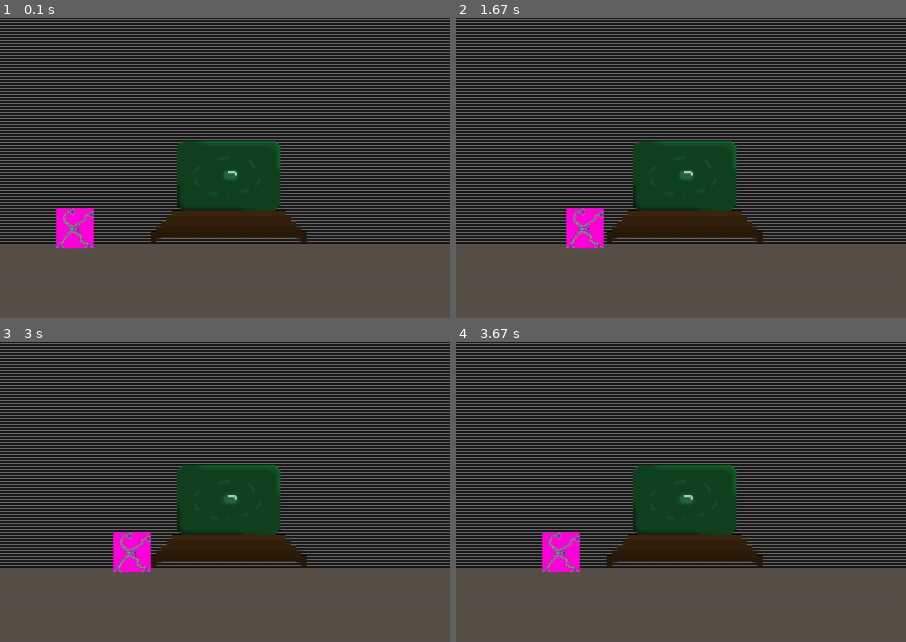
Above: before the commit, frames 1-4 (two rows, left to right).
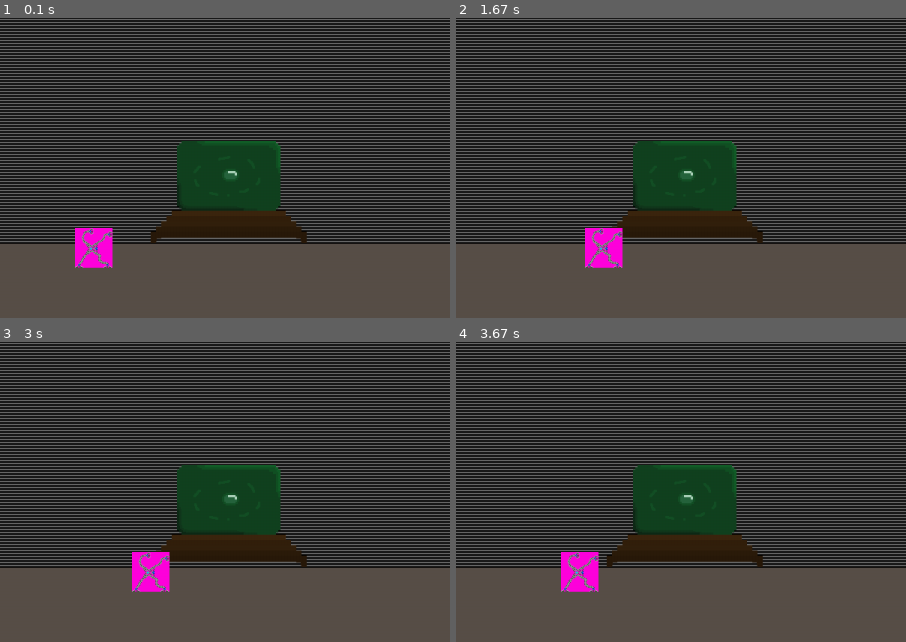
Above: after the commit, the same moments.

Repository: dmtcrafter/Py_Bots-pygame
Game: pygame game, started from game.py
Two runs of this game, one before a commit and one after it. Both use one fixed random seed, a clock stepped at 60 frames per second and the inputs below.
Inputs:
- Up to frame 1 (0.1 s): no input
- Up to frame 2 (1.67 s): hold Right 0.33-0.8 s; hold Right 0.83-1.3 s; hold Left from 1.33 s (still down)
- Up to frame 3 (3 s): release Left at 1.87 s; hold Left 1.9-2.3 s; hold Right 2.33-2.97 s
- Up to frame 4 (3.67 s): hold Left 3-3.47 s; hold Right from 3.5 s (still down)
The pictures show only the part of the screen within x 0-50%, y 50-100%; the shares and areas given below are measured in that part.

The runs differ from the first frame. In frame 1, 1.8% of the frame differs, in the area x 12-26%, y 63-84%; in frame 2, 1.8%; in frame 3, 1.8%; in frame 4, 1.8%.

Commit message:
4/27/2022 4:40PM DMT

Diff:
--- a/game.py
+++ b/game.py
@@ -41,7 +41,7 @@
 # create sprite groups
 enemies = pygame.sprite.Group()
 bullets = pygame.sprite.Group()
-game_objects = pygame.sprite.Group()
+all_sprites = pygame.sprite.Group()
 
 
 class GameObjects(pygame.sprite.Sprite):
@@ -51,13 +51,13 @@
     def __init__(self):
         super().__init__()
 
-    def _get_game_objects(self):
-        game_objects.add(*enemies, *bullets)
+    def _get_all_sprites(self):
+        all_sprites.add(*enemies, *bullets)
 
         if player:
-            game_objects.add(player)
-
-        return game_objects
+            all_sprites.add(player)
+
+        return all_sprites
 
 
 class Bullet(GameObjects):
@@ -132,30 +132,20 @@
 
 
 class Player(GameObjects):
-    HEALTH = 3
 
     def __init__(self):
         super().__init__()
         self.surf = pygame.image.load('./assets/imgs/player_bot_1.png').convert()
-        self.surf.set_colorkey((0, 0, 0), RLEACCEL)
+        self.surf.set_colorkey((100, 0, 86.2), RLEACCEL)
         self.rect = self.surf.get_rect(center=(SCREEN_WIDTH-1100, SCREEN_HEIGHT-120))
-        self.hit = False
 
     def update(self, pressed_keys):
-
-        # if hit, subtract one player.HEALTH point
-        if self.HEALTH <= 0:
-            self.surf = pygame.image.load('./assets/imgs/explosion.png').convert()
-            self.kill()
 
         # Check if any enemies have collided with the player
         if pygame.sprite.spritecollideany(player, enemies):
             # If so, then the player loses a life
-            self.hit = True
-
-        if self.hit:
-            self.HEALTH = player.HEALTH - 1
-            self.hit = False
+            self.kill()
+            exit()
 
         if pressed_keys[K_LEFT]:
             self.rect.move_ip(-2, 0)
@@ -181,8 +171,11 @@
 # create player
 player = Player()
 
-# add player to game_objects group
-game_objects.add(player)
+# add player to all_sprites group
+all_sprites.add(player)
+
+# add enemies and bullets
+all_sprites.add(enemies, bullets)
 
 # create enemies for the game start and add them to
 turret_1 = Enemy.Turret(SCREEN_WIDTH-200, SCREEN_HEIGHT-100)
@@ -210,17 +203,17 @@
         elif event.type == QUIT:
             running = False
 
+    # get currently pressed keys
+    pressed_keys = pygame.key.get_pressed()
+
+    # update player sprite based on user key presses
+    player.update(pressed_keys)
+
     # fill screen with background image
     display.blit(screen.surf, screen.rect)
 
-    # get currently pressed keys
-    pressed_keys = pygame.key.get_pressed()
-
-    # update player sprite based on user key presses
-    player.update(pressed_keys)
-
     # Draw all sprites
-    for entity in game_objects:
-        display.blit(entity.surf, entity.rect)
-
-    pygame.display.flip()
+    for entity in all_sprites:
+        display.blit(entity.surf, entity.rect.center)
+
+    pygame.display.update()
Binary file changed: assets/imgs/turret_open.png
